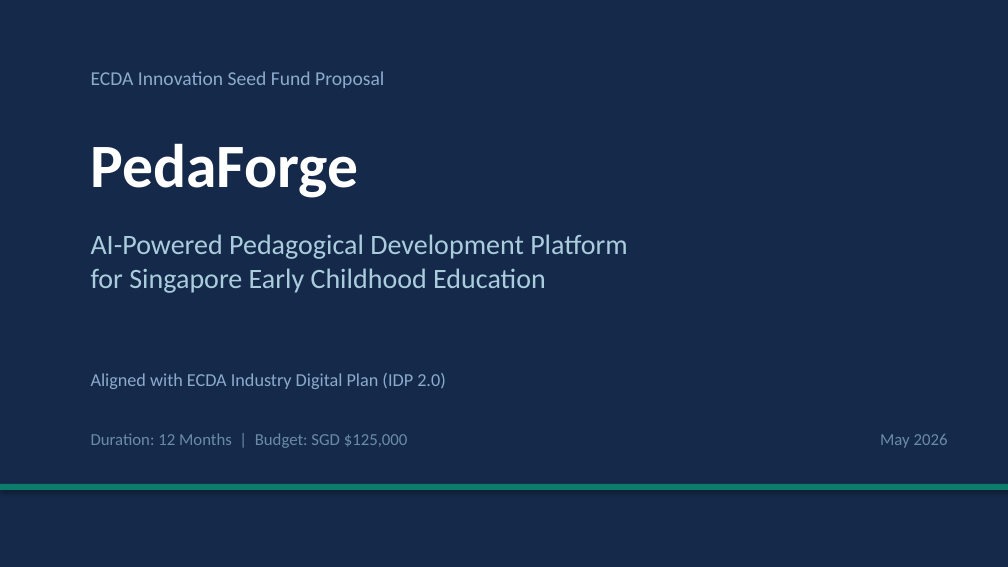
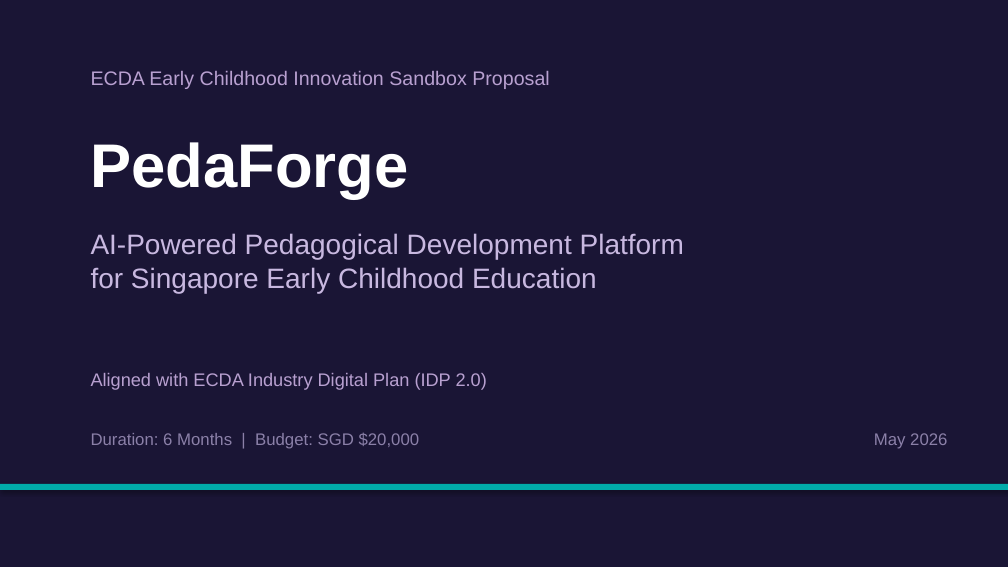
Before and after one commit to anitateoyingying/pedaforge, a slide deck: slide 1 of slides/PedaForge_Proposal.pptx. Drawn at 1008x567 pixels with LibreOffice and Linux fonts; fonts in the diff are those of the drawing. Boxes give left, top, right and bottom in pixels: in the first picture for what was removed or moved away, otherwise in the second. Text is boxed around its words. In the diff, an @@ line names an element or a change of style, - is before the commit and + after.

Commit message:
refactor: reduce budget to $20K, trim team to 3, use Claude Haiku via Azure AI Foundry
- Budget reduced from $50K to $20K across 4 lean categories
- Team trimmed from 4 roles (2.0 FTE) to 3 roles (1.5 FTE)
- AI model changed from Claude Opus to Claude Haiku 4.5 for cost efficiency
- Azure AI Foundry references made more prominent throughout
- British English, em dash removal, and Busy Bees visual redesign from prior session
- Regenerated PowerPoint slides with updated figures

```diff
--- a/slides/PedaForge_Proposal.pptx
+++ b/slides/PedaForge_Proposal.pptx
@@ background #1A365D to #2D2A5E @@
@@ rectangle at <box>0,0,1008,566</box>: fill #152A4A to #1A1535 @@
@@ text at <box>91,71,549,89</box>: text changed; font Calibri to Arial; text colour #8BAACC to #B8A0D0 @@
-ECDA Innovation Seed Fund Proposal
+ECDA Early Childhood Innovation Sandbox Proposal
@@ text "PedaForge" at <box>91,142,409,199</box>: font Calibri to Arial @@
@@ text "AI-Powered Pedagogical Development Platform for ..." at <box>91,233,684,293</box>: font Calibri to Arial, text colour #AACCDD to #C8B8E0 @@
@@ text "Aligned with ECDA Industry Digital ..." at <box>91,373,487,390</box>: font Calibri to Arial, text colour #8BAACC to #B8A0D0 @@
@@ text at <box>91,433,420,449</box>: text changed; font Calibri to Arial; text colour #6B8AAA to #8B80A8 @@
-Duration: 12 Months | Budget: SGD $125,000
+Duration: 6 Months | Budget: SGD $20,000
@@ text "May 2026" at <box>874,433,947,449</box>: font Calibri to Arial, text colour #6B8AAA to #8B80A8 @@
@@ rectangle at <box>0,484,1008,490</box>: fill #0E7C6B to #01ABAA @@
```
Also in this commit, not shown: 11 other slides changed, 10 other files.
